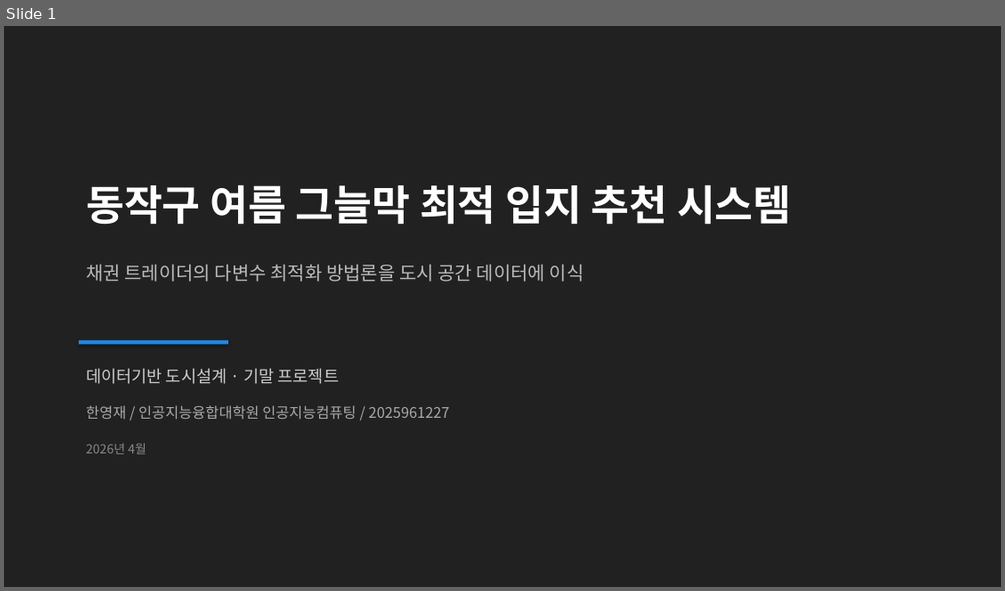
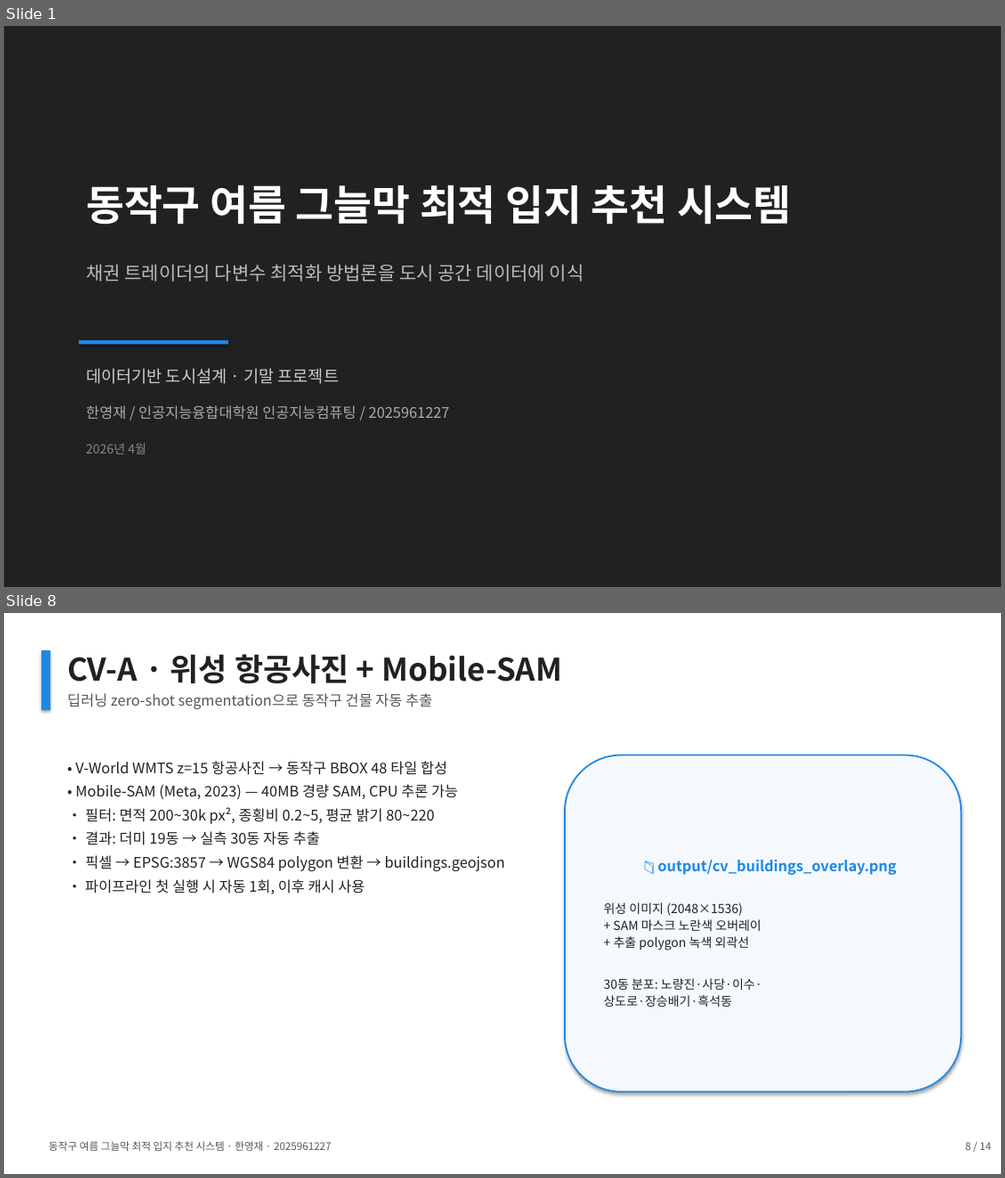
Before and after one commit to thgtot92/project_1, a slide deck: presentation/동작구_그늘막_최종발표.pptx. Shown one above the other, each under a label of ours: slide 1 before the commit, slides 1 and 8 after it; the slides between them are not shown. The pictures are 1005x591 and 1005x1178 pixels, drawn with LibreOffice and Linux fonts; fonts in the diff are those of the drawing. Boxes give left, top, right and bottom in pixels: in the first picture for what was removed or moved away, otherwise in the second. Text is boxed around its words. In the diff, an @@ line names an element or a change of style, - is before the commit and + after.

```diff
--- a/presentation/동작구_그늘막_최종발표.pptx
+++ b/presentation/동작구_그늘막_최종발표.pptx
@@ slide 8 added at (4, 613, 1001, 1174), background #FFFFFF @@
@@ rectangle added at (41, 650, 50, 710), fill #1E88E5 @@
@@ text added at (67, 654, 562, 683), 30 pt, text #212121, bold @@
+CV-A · 위성 항공사진 + Mobile-SAM
@@ text added at (67, 693, 432, 709), 14 pt, text #555555 @@
+딥러닝 zero-shot segmentation으로 동작구 건물 자동 추출
@@ text added at (75, 761, 505, 894), 14 pt, text #212121 @@
+• V-World WMTS z=15 항공사진 → 동작구 BBOX 48 타일 합성
+• Mobile-SAM (Meta, 2023) — 40MB 경량 SAM, CPU 추론 가능
+• 필터: 면적 200~30k px², 종횡비 0.2~5, 평균 밝기 80~220
+• 결과: 더미 19동 → 실측 30동 자동 추출
+• 픽셀 → EPSG:3857 → WGS84 polygon 변환 → buildings.geojson
+• 파이프라인 첫 실행 시 자동 1회, 이후 캐시 사용
@@ rounded rectangle added at (565, 755, 961, 1092), fill #F5F8FD, outline #1E88E5 1.5 pt, 12 pt, text #212121 @@
+📁 output/cv_buildings_overlay.png
+위성 이미지 (2048×1536)
++ SAM 마스크 노란색 오버레이
++ 추출 polygon 녹색 외곽선
+30동 분포: 노량진·사당·이수·
+상도로·장승배기·흑석동
@@ text added at (48, 1141, 332, 1151), 10 pt, text #555555 @@
+동작구 여름 그늘막 최적 입지 추천 시스템 · 한영재 · 2025961227
@@ text added at (965, 1142, 991, 1150), 10 pt, text #555555 @@
+8 / 14
```
Also in this commit, not shown: 11 slides changed, 1 other slide added, 24 other files.
